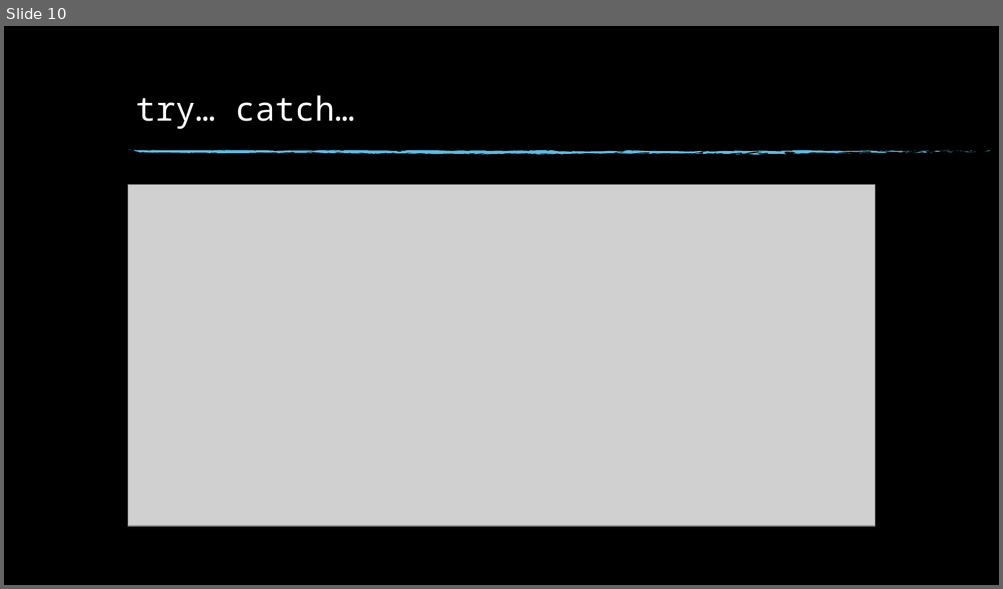
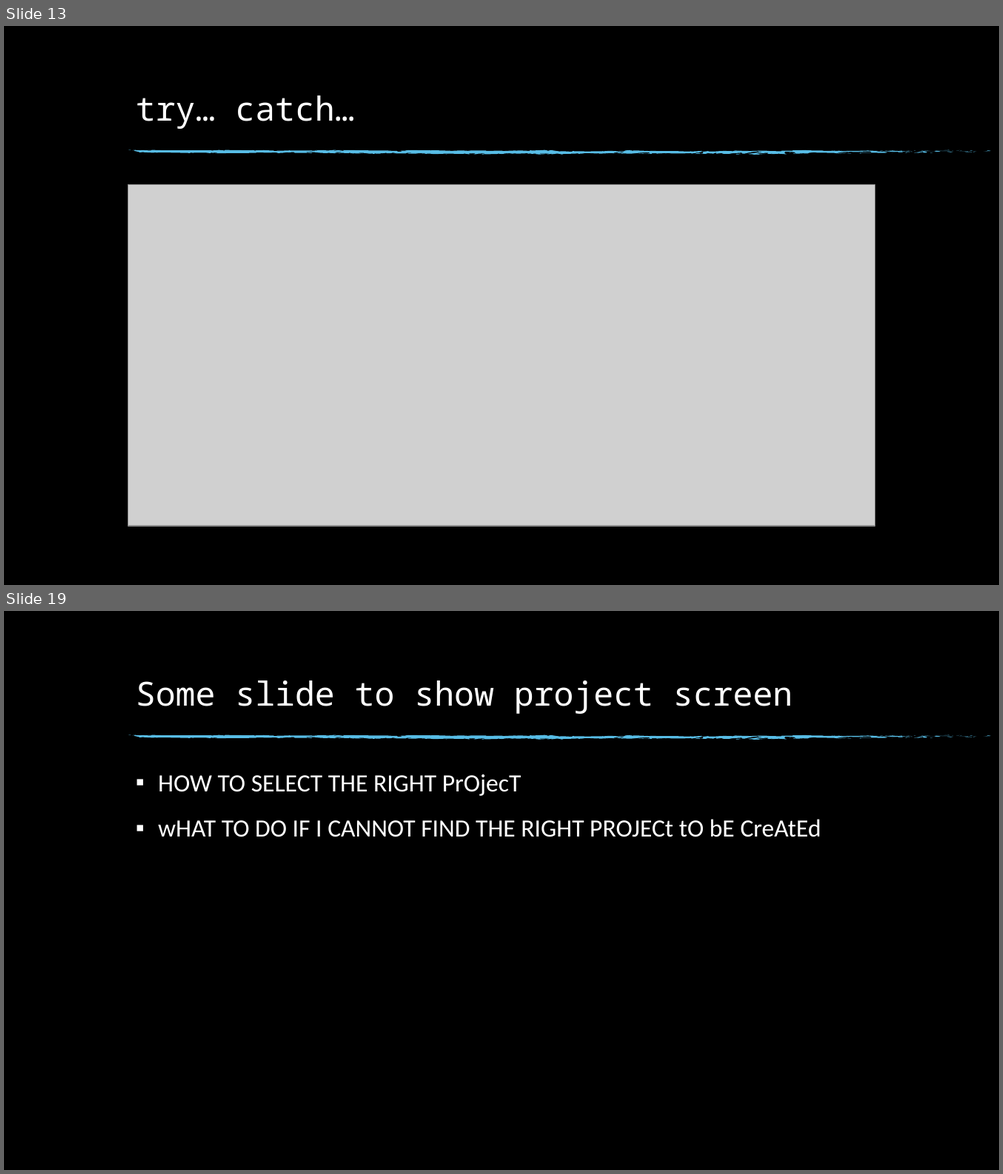
Before and after one commit to NottsCSS/DotNetWorkshop, a slide deck: Week1/Week 1.pptx. Shown one above the other, each under a label of ours: slide 10 before the commit, slides 13 and 19 after it; the slides between them are not shown. The pictures are 1003x589 and 1003x1174 pixels, drawn with LibreOffice and Linux fonts; fonts in the diff are those of the drawing; grey boxes stand for pictures; background and template pictures are left out. Boxes give left, top, right and bottom in pixels: in the first picture for what was removed or moved away, otherwise in the second. Text is boxed around its words. In the diff, an @@ line names an element or a change of style, - is before the commit and + after.

```diff
--- a/Week1/Week 1.pptx
+++ b/Week1/Week 1.pptx
@@ slide 19 added at (4, 611, 999, 1170), background picture (left out); not listed: 74 template elements that a slide beside it also shows @@
@@ title added at (136, 681, 792, 714), 32 pt, text #FFFFFF @@
+Some slide to show project screen
@@ text added at (158, 775, 821, 837), 24 pt, text #FFFFFF @@
+▪ HOW TO SELECT THE RIGHT PrOjecT
+▪ wHAT TO DO IF I CANNOT FIND THE RIGHT PROJECt tO bE CreAtEd
@@ what was slide 10 is now slide 13 @@
```
Also in this commit, not shown: 4 slides changed, 6 other slides added.
